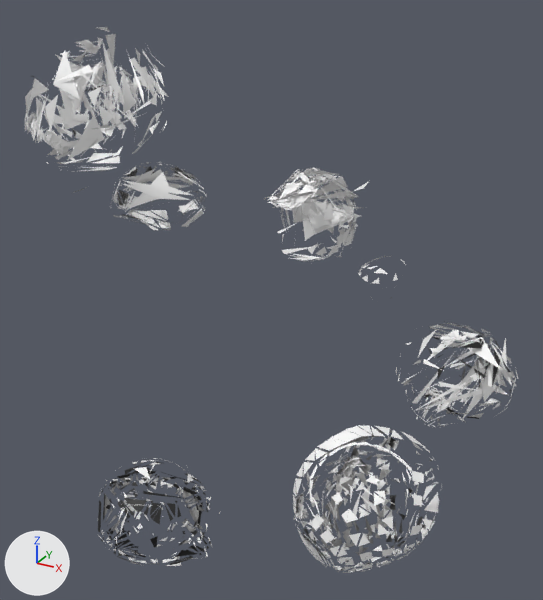
The glTF model public/model.glb as it was, and as the next commit left it.
Both versions are drawn from a camera (50 mm lens) standing at (17.8, -27.6, 23.9) and looking at (2.1, 1.1, 9.6). Lighting does not change. The marker at lower left points along +X, +Y and +Z. Vertices at the same position are counted once.

The first picture shows 'Headphones', 'Notebook', 'Rocket.003', 'Roundcube.001', 'Table', 'VR Headset', 'Zeppelin'.
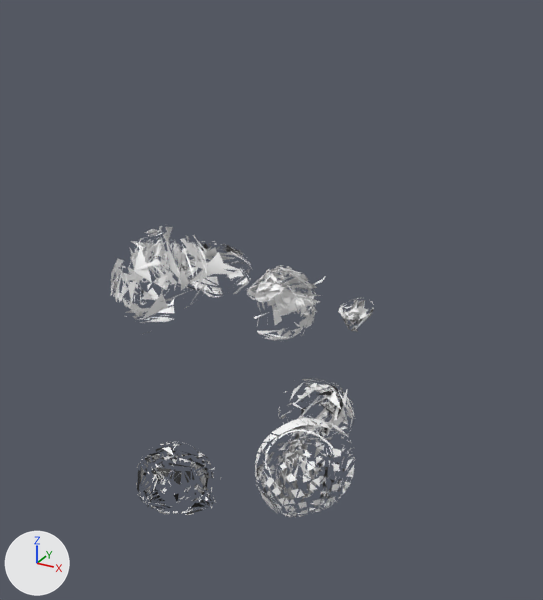
ob_overallparent is not drawn itself; it is the parent of ob_headphones, ob_notebook, ob_rocket_003, ob_roundcube_001, ob_table, ob_vr_headset, ob_zeppelin.

What changed in the scene script:
```text
Change me_roundcube_001:
    used by ob_roundcube_001; parent = ob_overallparent; location = (0.0, 0.0, 0.0)
    remove me_roundcube_001.from_pydata(...)  # 240 vertices, 106 faces; spans x 16.94..26.24, y 22.57..32.54, z 15.2..25.16
    add me_roundcube_001.from_pydata(...)  # 272 vertices, 209 faces; spans x 16.81..26.27, y 22.52..32.82, z 15.2..25.27
    me_roundcube_001 part 1: the loose piece of 3 vertices spanning x 21.54..24.12, y 23.34..24.66, z 23.9..24.85 is moved by (0.02, -0.03, 0.03)
    me_roundcube_001 part 2: 2 vertices moved from x 23.28..25.34, y 26.16..31.68, z 19.39..22.92 to x 23.27..25.4, y 26.15..31.67, z 19.39..22.91; 59 vertices removed from x 17.86..26.24, y 23.71..32.24, z 17.98..24.43; 104 vertices added at x 16.81..26.27, y 23.68..32.82, z 17.87..24.87
Change ob_overallparent:
    ob_overallparent.scale: (0.25, 0.25, 0.25) -> (0.18, 0.18, 0.18)
Change ob_headphones:
    ob_headphones.location: (0.0, 0.0, 0.0) -> (-4.299, 0.0, -1.285)
Change ob_notebook:
    ob_notebook.location: (0.0, 0.0, 0.0) -> (21.24, -11.69, 1.763)
Change ob_rocket_003:
    ob_rocket_003.location: (0.0, 5.758, 0.000486) -> (-21.2, 8.442, -16.52)
Change ob_roundcube_001:
    ob_roundcube_001.location: (0.0, 0.0, 0.0) -> (4.907, 1.117, 0.0)
Change ob_table:
    ob_table.location: (0.0, 0.0, 0.0) -> (3.982, -12.7, -7.611)
Change ob_zeppelin:
    ob_zeppelin.location: (0.0, 0.0, 0.0) -> (10.12, -5.857, -16.16)
```

What differs and where, as boxes [x1, y1, x2, y2] in the pictures (543 x 600 px; the box of a moved part takes in the faces that stretch with it):
'Zeppelin', rescaled, moved (32% narrower, 34% shorter): before [25, 27, 169, 193]; after [110, 224, 208, 334]
'Headphones', rescaled, moved (31% narrower, 33% shorter): before [293, 425, 439, 573]; after [255, 418, 355, 517]
'Table', rescaled, moved (25% narrower, 20% shorter): before [264, 167, 369, 262]; after [247, 265, 325, 341]
'Rocket.003', rescaled, moved (37% narrower, 37% shorter): before [396, 321, 518, 428]; after [278, 378, 355, 445]
'VR Headset', rescaled (30% narrower, 32% shorter): before [98, 458, 220, 566]; after [136, 442, 221, 515]
'Notebook', rescaled, moved (21% narrower, 17% shorter): before [110, 162, 207, 231]; after [176, 241, 252, 298]
'Roundcube.001', reshaped, rescaled, moved (24% narrower, 20% shorter): before [358, 256, 406, 299]; after [338, 298, 374, 332]
part 1 of me_roundcube_001, moved or reshaped: before [374, 268, 388, 274]; after [350, 308, 359, 312]
part 2 of me_roundcube_001, moved or reshaped: before [375, 257, 398, 281]; after [339, 298, 374, 330]
